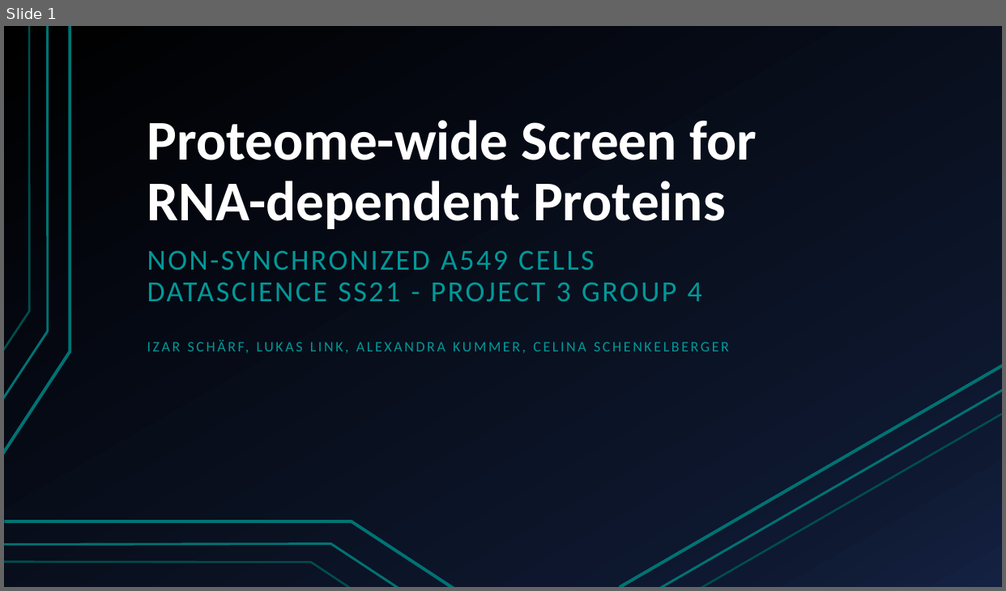
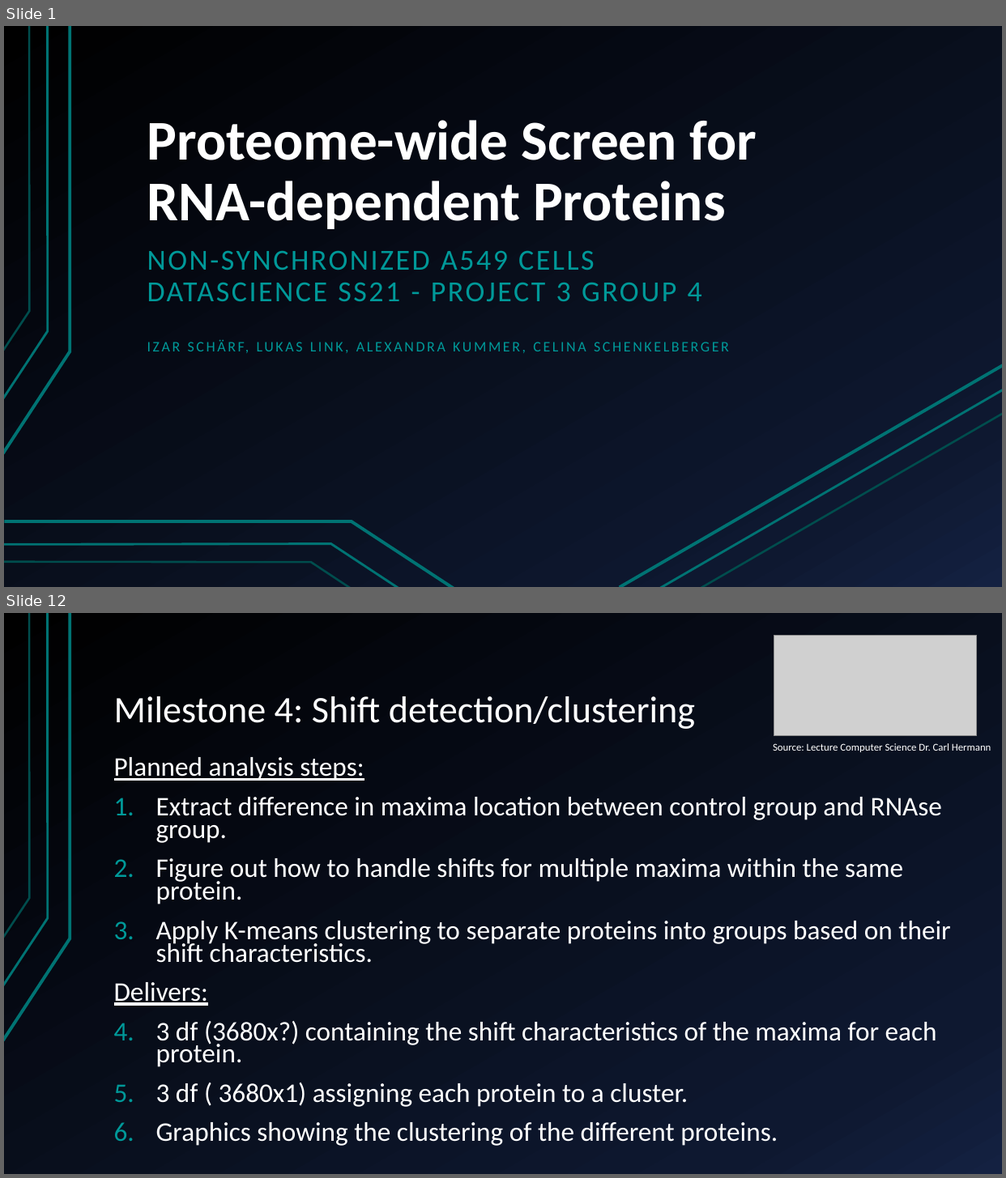
Before and after one commit to AlexandraKummer/2021-topic-03-team-04, a slide deck: Project proposal.pptx. Shown one above the other, each under a label of ours: slide 1 before the commit, slides 1 and 12 after it; the slides between them are not shown. The pictures are 1006x591 and 1006x1178 pixels, drawn with LibreOffice and Linux fonts; fonts in the diff are those of the drawing; grey boxes stand for pictures. Boxes give left, top, right and bottom in pixels: in the first picture for what was removed or moved away, otherwise in the second. Text is boxed around its words. In the diff, an @@ line names an element or a change of style, - is before the commit and + after.

```diff
--- a/Project proposal.pptx
+++ b/Project proposal.pptx
@@ slide 12 added at bbox=[4, 613, 1002, 1174], background gradient #000000 to #0F1931 to #142242; not listed: 3 template elements that a slide beside it also shows @@
@@ picture added at bbox=[774, 636, 977, 736] @@
@@ title added at bbox=[114, 696, 695, 729], 36 pt, text #FFFFFF @@
+Milestone 4: Shift detection/clustering
@@ text added at bbox=[114, 757, 950, 1146], 25.9 pt, text #FFFFFF @@
+Planned analysis steps:
+1. Extract difference in maxima location between control group and RNAse group.
+2. Figure out how to handle shifts for multiple maxima within the same protein.
+3. Apply K-means clustering to separate proteins into groups based on their shift characteristics.
+Delivers:
+1. 3 df (3680x?) containing the shift characteristics of the maxima for each protein.
+2. 3 df ( 3680x1) assigning each protein to a cluster.
+3. Graphics showing the clustering of the different proteins.
@@ text added at bbox=[773, 743, 991, 752], 10 pt, text #FFFFFF @@
+Source: Lecture Computer Science Dr. Carl Hermann
```
Also in this commit, not shown: 7 slides changed, 8 other slides added, 4 slides removed.
